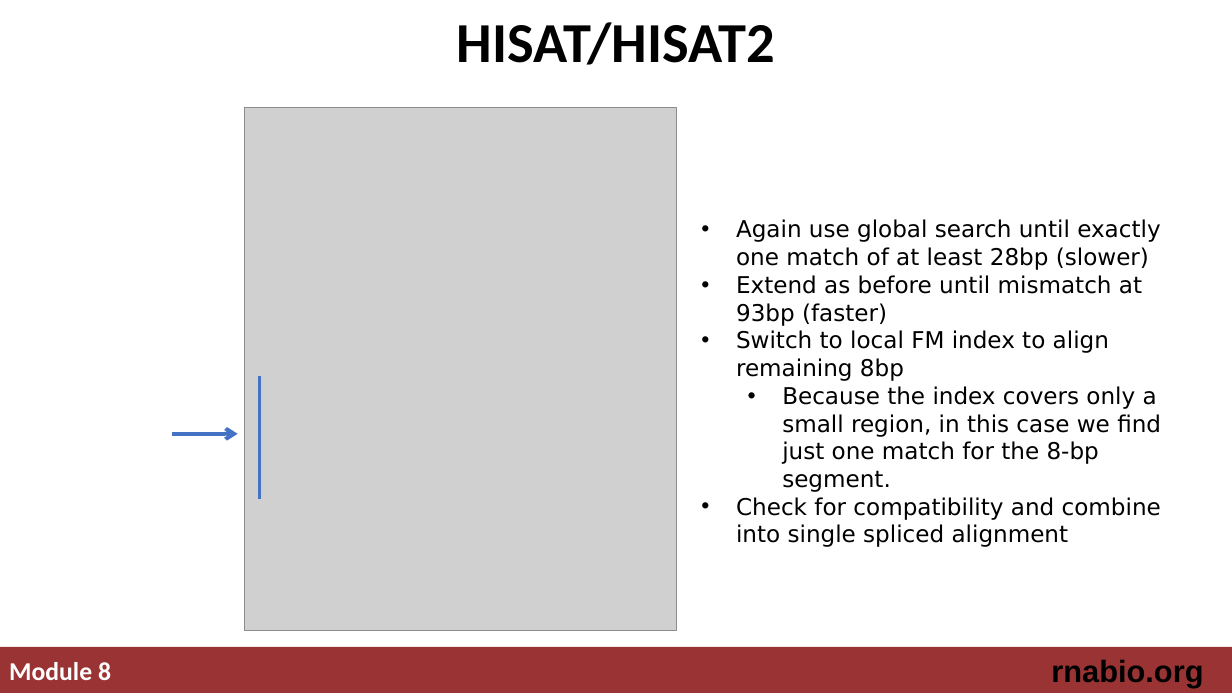
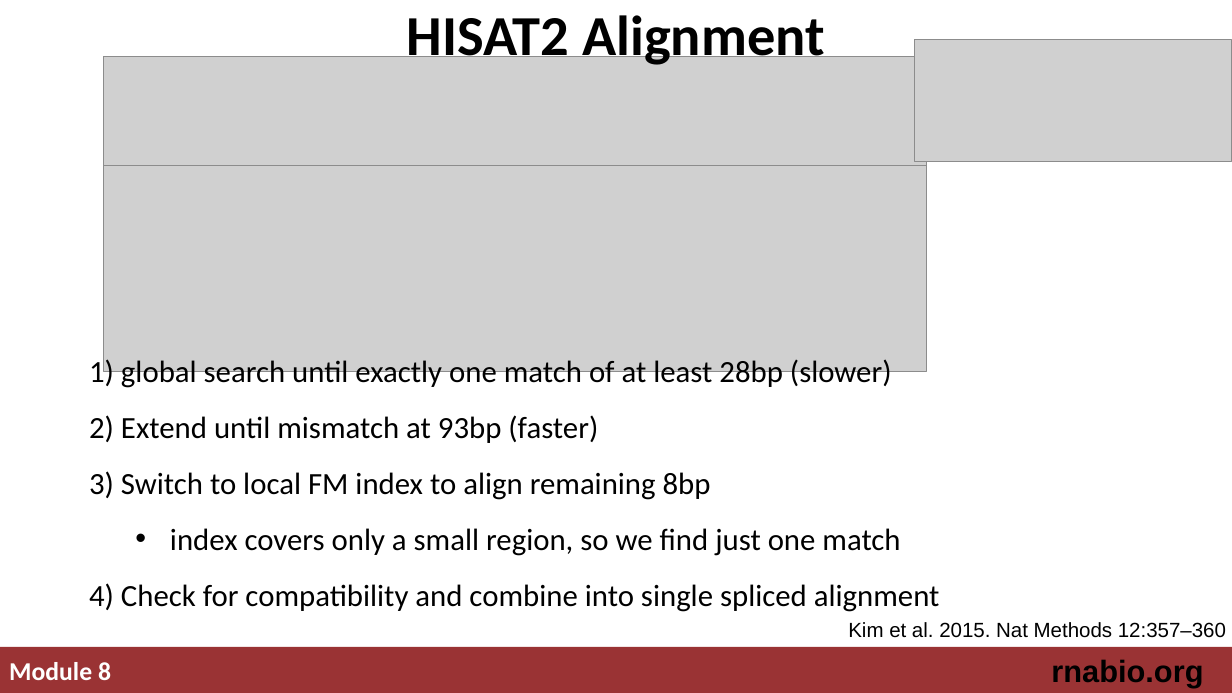
Before and after one commit to griffithlab/rnabio.org, a slide deck: slide 12 of assets/lectures/cbw-cshl/2019/mini/RNASeq_MiniLecture_08_01_Alignment.pptx (slide 14 before the commit). Drawn at 1232x693 pixels with LibreOffice and Linux fonts; fonts in the diff are those of the drawing; grey boxes stand for pictures. Boxes give left, top, right and bottom in pixels: in the first picture for what was removed or moved away, otherwise in the second. Text is boxed around its words. In the diff, an @@ line names an element or a change of style, - is before the commit and + after.

Commit message:
updating alignment slides

```diff
--- a/assets/lectures/cbw-cshl/2019/mini/RNASeq_MiniLecture_08_01_Alignment.pptx
+++ b/assets/lectures/cbw-cshl/2019/mini/RNASeq_MiniLecture_08_01_Alignment.pptx
@@ title at box(407, 15, 825, 68): text changed @@
-HISAT/HISAT2
+HISAT2 Alignment
@@ picture added at box(104, 57, 927, 184) @@
@@ picture added at box(915, 40, 1232, 162) @@
@@ picture: place and size @@
-picture at box(245, 107, 677, 630)
+picture at box(104, 165, 927, 371)
@@ text at box(89, 356, 940, 612): text changed; size 18 to 24 pt; font DejaVu Sans to Calibri @@
-• Again use global search until exactly one match of at least 28bp (slower)
-• Extend as before until mismatch at 93bp (faster)
-• Switch to local FM index to align remaining 8bp
-  • Because the index covers only a small region, in this case we find just one match for the 8-bp segment.
-• Check for compatibility and combine into single spliced alignment
+1) global search until exactly one match of at least 28bp (slower)
+2) Extend until mismatch at 93bp (faster)
+3) Switch to local FM index to align remaining 8bp
+  • index covers only a small region, so we find just one match
+4) Check for compatibility and combine into single spliced alignment
@@ line removed from (260, 375) to (260, 499) @@
@@ arrow removed from (172, 433) to (238, 433) @@
@@ text added at box(848, 622, 1226, 638), 16 pt, text #000000 @@
+Kim et al. 2015. Nat Methods 12:357–360
```
Also in this commit, not shown: 7 other slides changed, 1 slide added, 3 slides removed, 2 other files.
